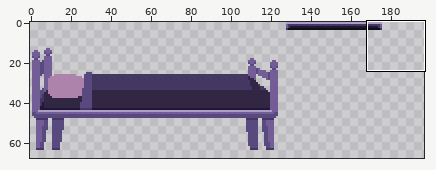
One commit to this pixel-art file: assets/images/scratch/props.aseprite. The picture above shows the old version from afar; the outline marks the close-up.
Close-up. Before the commit:
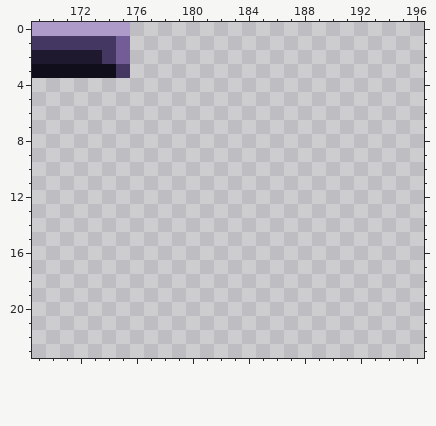
256x256 pixels, 1 frame. Shown: x 169..196, y 0..23. The wide view leaves out empty margins.
Now the later version:
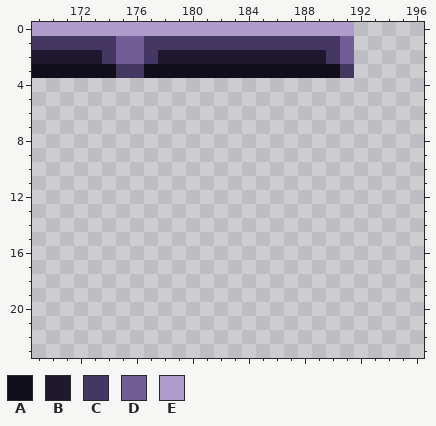
Palette (. is transparent): A #110e1c  B #1e192e  C #443761  D #735d96  E #af9bc9
The exact change:
y 0: x 176..191 ................ -> EEEEEEEEEEEEEEEE
y 1: x 176..191 ................ -> DCCCCCCCCCCCCCCD
y 2: x 176..191 ................ -> DCBBBBBBBBBBBBCD
y 3: x 176..191 ................ -> CAAAAAAAAAAAAAAC
Changed places in both close-ups, as pixel boxes (x1, y1, x2, y2):
added: (130, 22, 354, 78)
